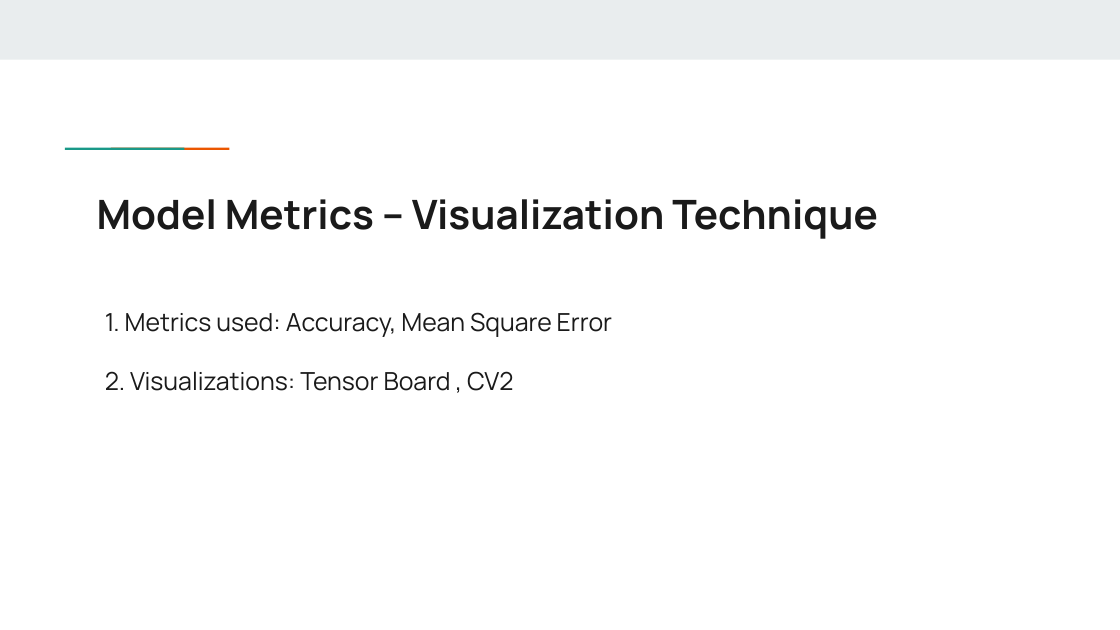
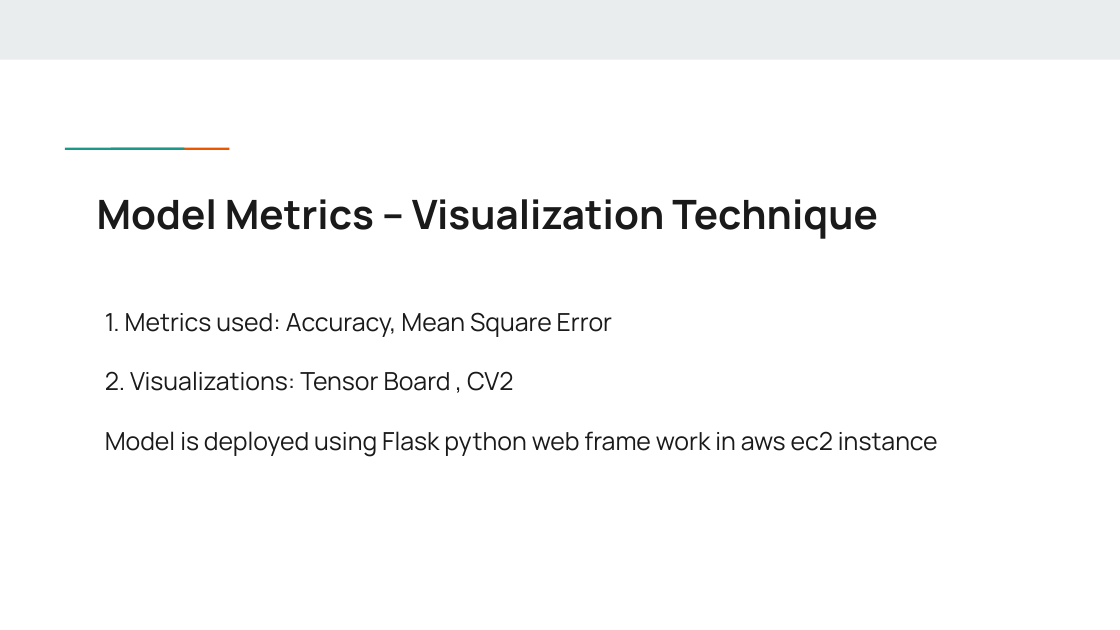
Before and after one commit to Team-Invincibles/Deep-learning-final-project, a slide deck: slide 6 of CMPE258_Trash_Managment_Project_Presentation.pptx. Drawn at 1120x630 pixels with LibreOffice and Linux fonts; fonts in the diff are those of the drawing. Boxes give left, top, right and bottom in pixels: in the first picture for what was removed or moved away, otherwise in the second. Text is boxed around its words. In the diff, an @@ line names an element or a change of style, - is before the commit and + after.

```diff
--- a/CMPE258_Trash_Managment_Project_Presentation.pptx
+++ b/CMPE258_Trash_Managment_Project_Presentation.pptx
@@ text at (x1=105, y1=431, x2=938, y2=457): paragraph added @@
+Model is deployed using Flask python web frame work in aws ec2 instance
```
Also in this commit, not shown: 1 other slide changed.
